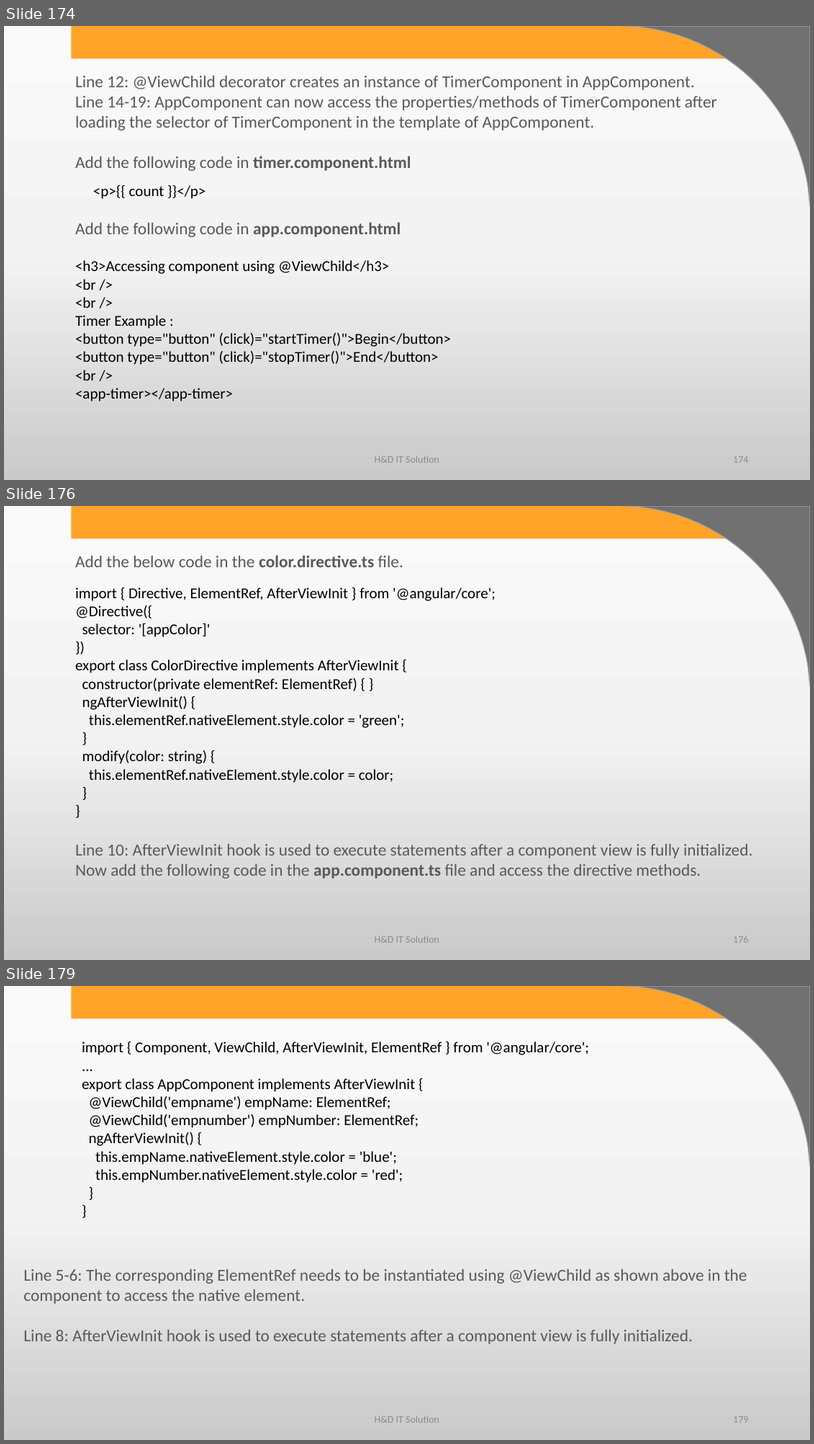
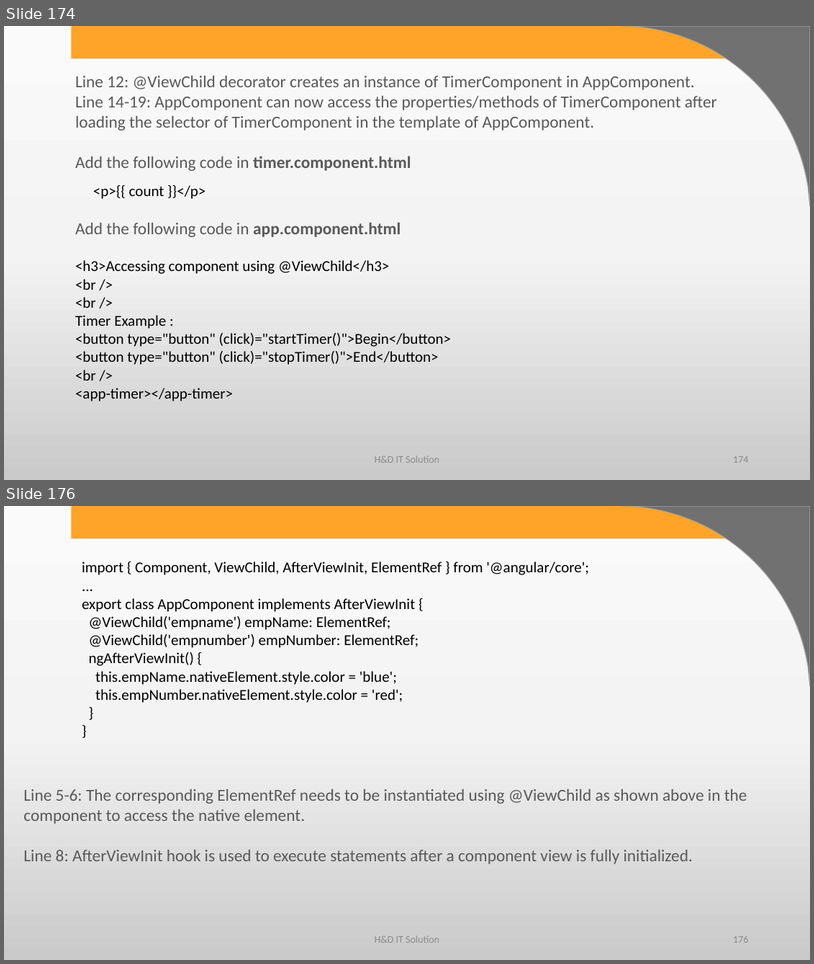
Before and after one commit to harshadasawant/infiniteAngular, a slide deck: ppt/ANGULAR.pptx. Shown one above the other, each under a label of ours: slides 174, 176 and 179 before the commit, slides 174 and 176 after it; the slides between them are not shown. The pictures are 814x1444 and 814x964 pixels, drawn with LibreOffice and Linux fonts; fonts in the diff are those of the drawing; background and template pictures are left out. Boxes give left, top, right and bottom in pixels: in the first picture for what was removed or moved away, otherwise in the second. Text is boxed around its words. In the diff, an @@ line names an element or a change of style, - is before the commit and + after.

Commit message:
template ref and directive with @viewChild

```diff
--- a/ppt/ANGULAR.pptx
+++ b/ppt/ANGULAR.pptx
@@ slide 176 removed at box(4, 506, 810, 960), background gradient #FBFBFB to #F4F4F4 to #CBCBCB; not listed: 2 template elements that a slide beside it also shows @@
@@ text removed at box(75, 555, 404, 567) @@
-Add the below code in the color.directive.ts file.
@@ text removed at box(75, 587, 496, 782) @@
-import { Directive, ElementRef, AfterViewInit } from '@angular/core';
-@Directive({
-selector: '[appColor]'
-})
-export class ColorDirective implements AfterViewInit {
-constructor(private elementRef: ElementRef) { }
-ngAfterViewInit() {
-this.elementRef.nativeElement.style.color = 'green';
-}
-modify(color: string) {
-this.elementRef.nativeElement.style.color = color;
-}
-}
@@ text removed at box(75, 844, 753, 878) @@
-Line 10: AfterViewInit hook is used to execute statements after a component view is fully initialized.
-Now add the following code in the app.component.ts file and access the directive methods.
@@ text removed at box(375, 935, 440, 942) @@
-H&D IT Solution
@@ page number removed at box(733, 936, 748, 942) @@
-176
@@ what was slide 179 is now slide 176 @@
```
Also in this commit, not shown: 3 slides changed, 2 other slides removed, 5 other files.
